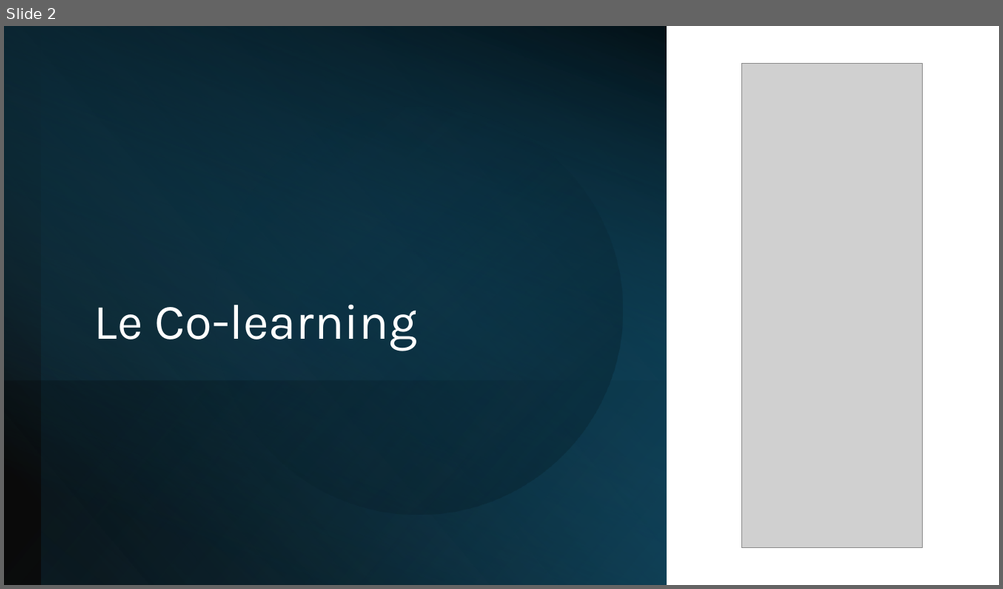
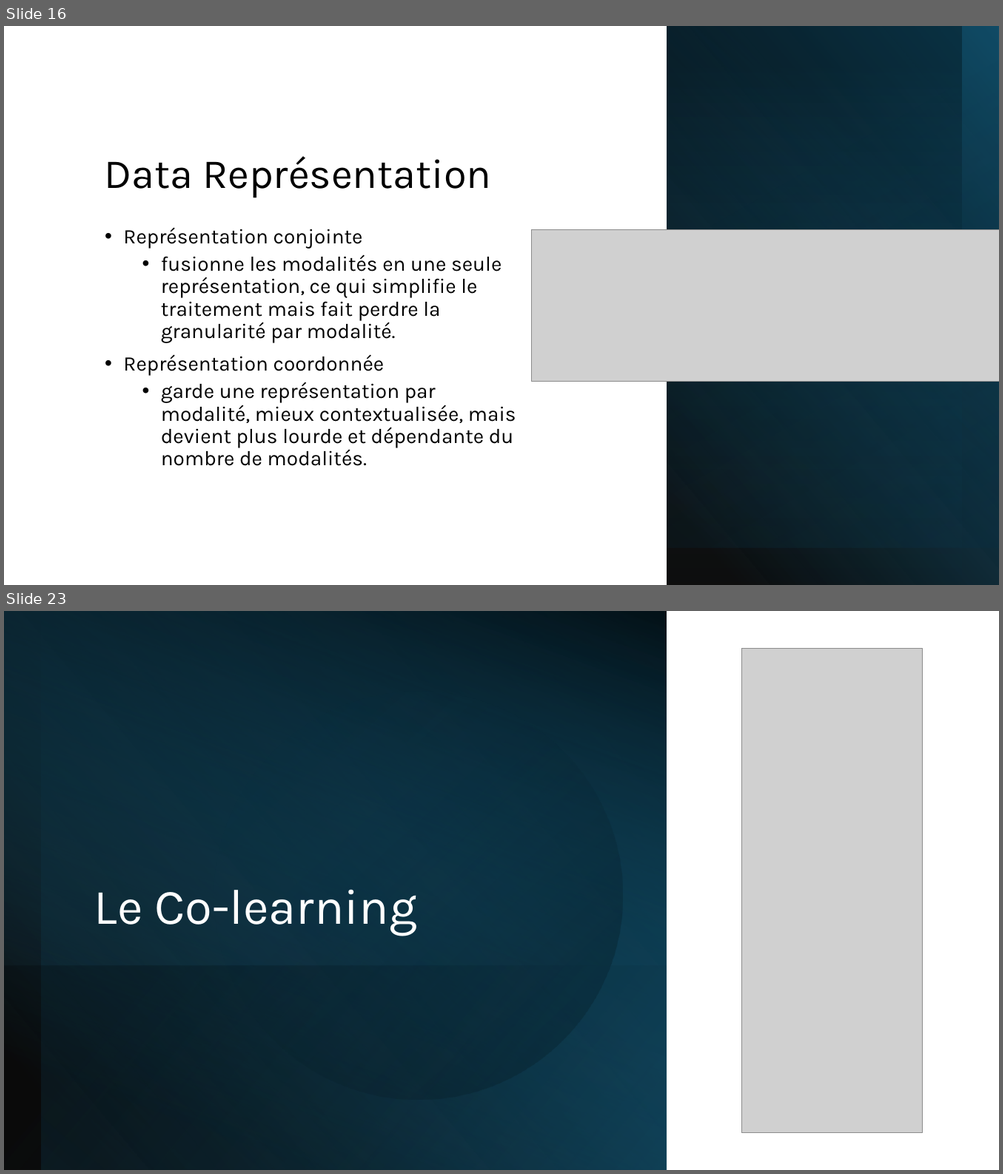
Before and after one commit to IzowRM/Stage-Cetic, a slide deck: Doc Slide/Slide Jeudi 11_09.pptx. Shown one above the other, each under a label of ours: slide 2 before the commit, slides 16 and 23 after it; the slides between them are not shown. The pictures are 1003x589 and 1003x1174 pixels, drawn with LibreOffice and Linux fonts; fonts in the diff are those of the drawing; grey boxes stand for pictures. Boxes give left, top, right and bottom in pixels: in the first picture for what was removed or moved away, otherwise in the second. Text is boxed around its words. In the diff, an @@ line names an element or a change of style, - is before the commit and + after.

```diff
--- a/Doc Slide/Slide Jeudi 11_09.pptx
+++ b/Doc Slide/Slide Jeudi 11_09.pptx
@@ slide 16 added at (4, 26, 999, 585), background #FFFFFF @@
@@ rectangle added at (666, 26, 999, 585), fill gradient #000000 to #156082 @@
@@ rectangle added at (666, 26, 999, 548), fill gradient #0B3041 @@
@@ rectangle added at (666, 26, 999, 548), fill gradient #156082 to #000000 @@
@@ rectangle added at (666, 26, 962, 585), fill gradient #156082 to #000000 @@
@@ title added at (104, 156, 491, 198), 40 pt, text #000000 @@
+Data Représentation
@@ text added at (123, 227, 516, 466), 20 pt, text #000000 @@
+• Représentation conjointe
+  • fusionne les modalités en une seule représentation, ce qui simplifie le traitement mais fait perdre la granularité par modalité.
+• Représentation coordonnée
+  • garde une représentation par modalité, mieux contextualisée, mais devient plus lourde et dépendante du nombre de modalités.
@@ picture added at (532, 230, 999, 381) @@
@@ what was slide 2 is now slide 23 @@
```
Also in this commit, not shown: 21 other slides added, 1 slide removed, 2 other files.
